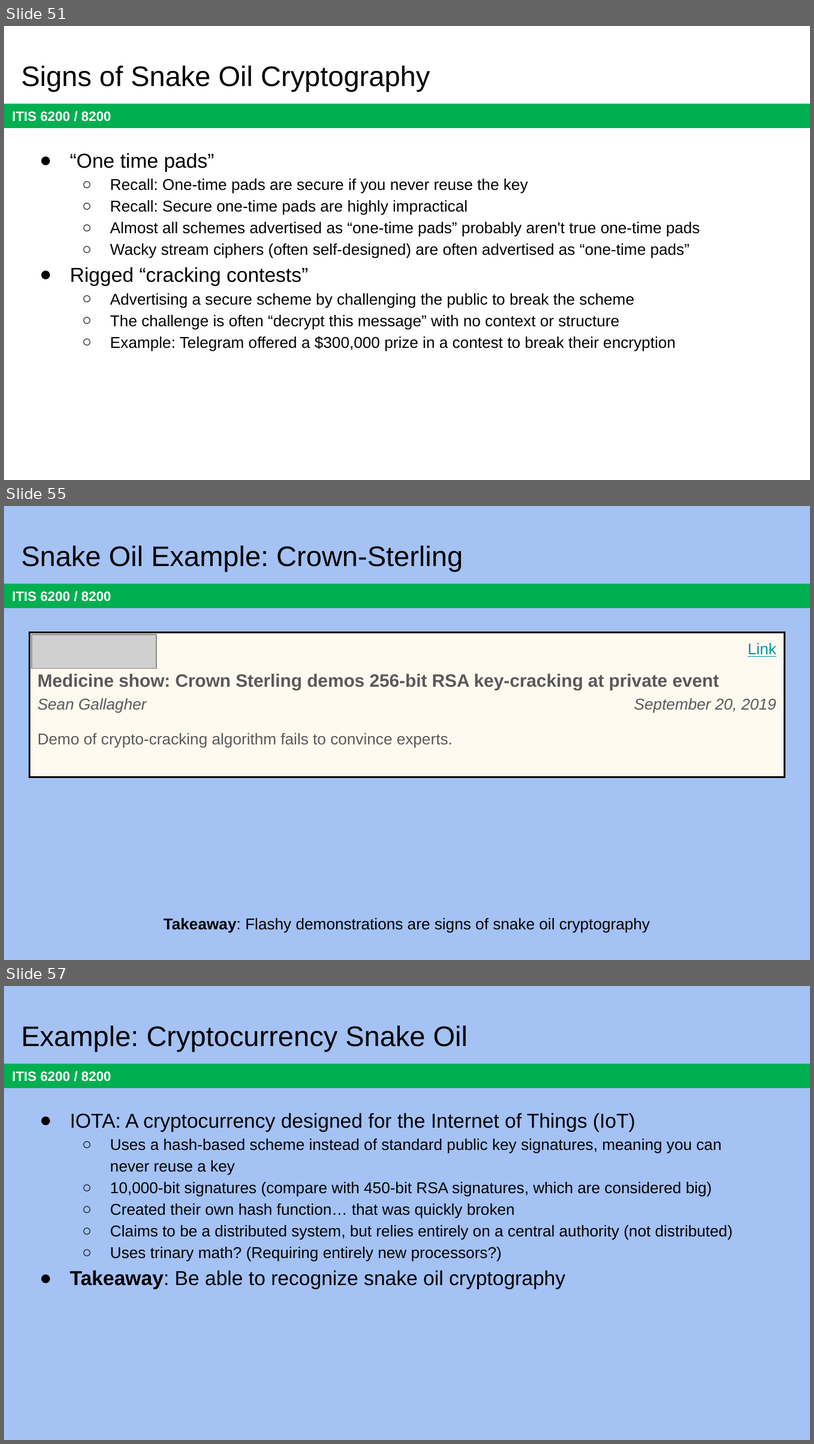
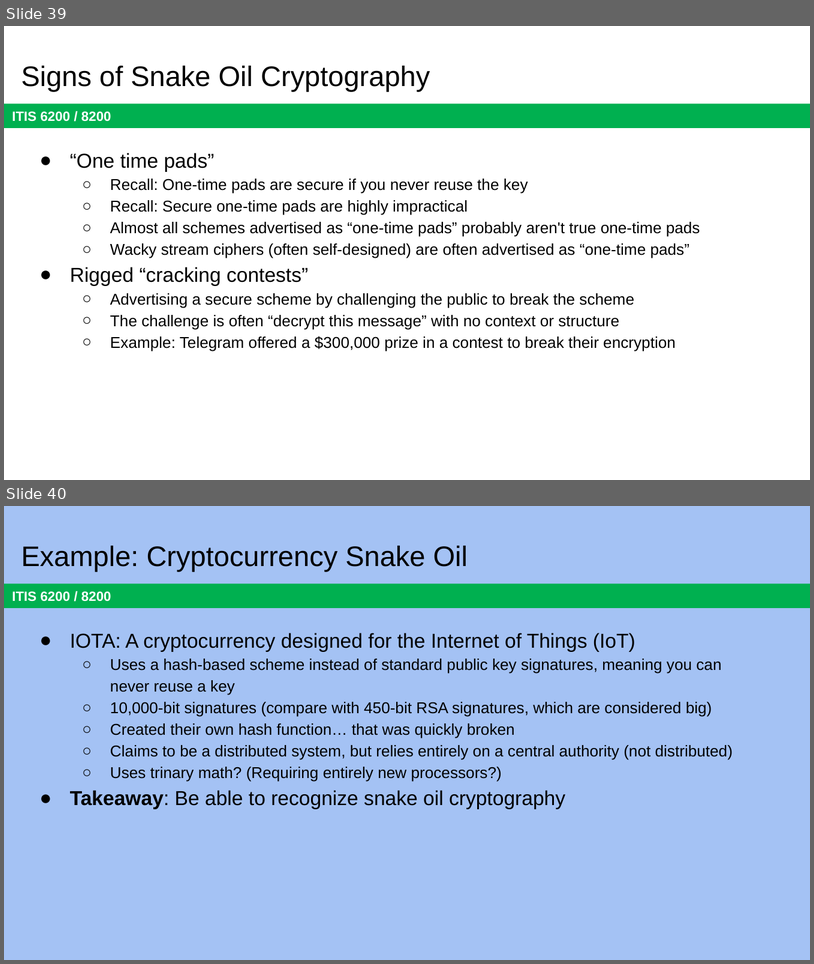
Before and after one commit to jx5c/github.io, a slide deck: teaching/ITIS6200/2023fa/lectures/lec07.pptx. Shown one above the other, each under a label of ours: slides 51, 55 and 57 before the commit, slides 39 and 40 after it; the slides between them are not shown. The pictures are 814x1444 and 814x964 pixels, drawn with LibreOffice and Linux fonts; fonts in the diff are those of the drawing; grey boxes stand for pictures. Boxes give left, top, right and bottom in pixels: in the first picture for what was removed or moved away, otherwise in the second. Text is boxed around its words. In the diff, an @@ line names an element or a change of style, - is before the commit and + after.

```diff
--- a/teaching/ITIS6200/2023fa/lectures/lec07.pptx
+++ b/teaching/ITIS6200/2023fa/lectures/lec07.pptx
@@ slide 55 removed at <box>4,506,810,960</box>, background #A4C2F4; not listed: 1 template element that a slide beside it also shows @@
@@ title removed at <box>21,546,463,571</box> @@
-Snake Oil Example: Crown-Sterling
@@ table removed at <box>30,633,785,780</box>, 4 rows, 2 columns @@
- | Link
-Medicine show: Crown Sterling demos 256-bit RSA key-cracking at private event | 
-Sean Gallagher | September 20, 2019
-Demo of crypto-cracking algorithm fails to convince experts. | 
@@ picture removed at <box>32,634,156,668</box> @@
@@ text removed at <box>164,918,650,933</box> @@
-Takeaway: Flashy demonstrations are signs of snake oil cryptography
@@ what was slide 51 is now slide 39 @@
@@ what was slide 57 is now slide 40 @@
```
Also in this commit, not shown: 16 other slides removed, 3 other files.
